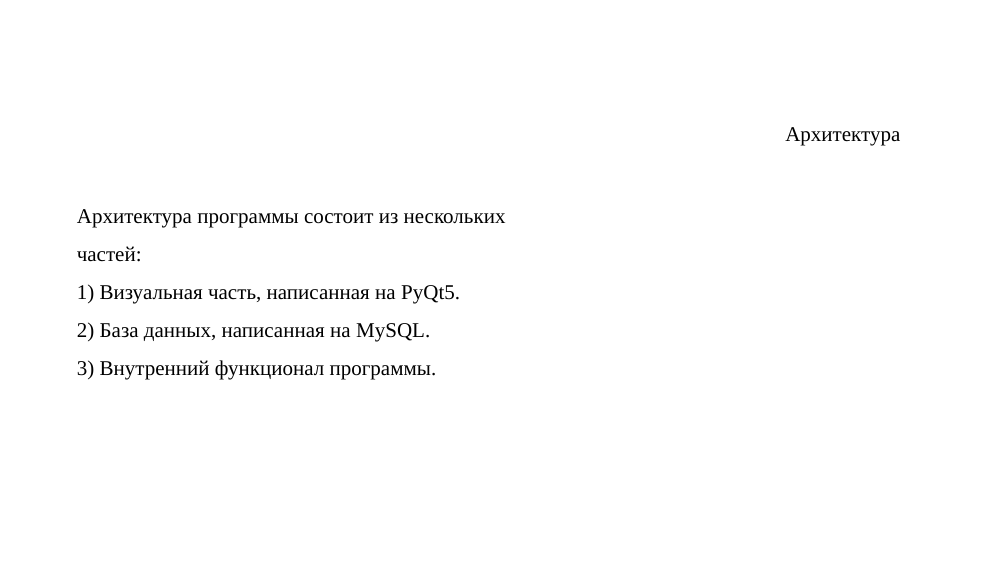
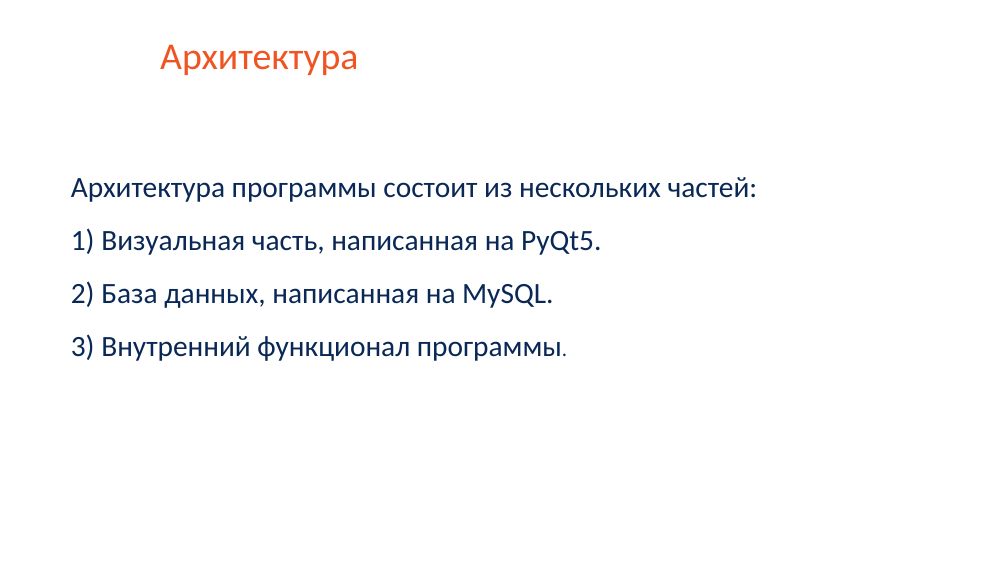
Before and after one commit to saaasssska/helper_by_school, a slide deck: slide 6 of Documentation/project.pptx. Drawn at 1008x567 pixels with LibreOffice and Linux fonts; fonts in the diff are those of the drawing; background and template pictures are left out. Boxes give left, top, right and bottom in pixels: in the first picture for what was removed or moved away, otherwise in the second. Text is boxed around its words. In the diff, an @@ line names an element or a change of style, - is before the commit and + after.

```diff
--- a/Documentation/project.pptx
+++ b/Documentation/project.pptx
@@ text "Архитектура": place and size @@
-text "Архитектура" at [785, 127, 900, 146]
+text "Архитектура" at [160, 44, 358, 75]
@@ text "Архитектура" at [160, 44, 358, 75]: size 20 to 36 pt, font Times New Roman to Calibri, text colour #000000 to #F05423 @@
@@ text "Архитектура программы состоит из нескольких ...": place and size @@
-text "Архитектура программы состоит из нескольких ..." at [77, 209, 506, 379]
+text "Архитектура программы состоит из нескольких ..." at [71, 177, 758, 361]
@@ text "Архитектура программы состоит из нескольких ..." at [71, 177, 758, 361]: size 20 to 28 pt, font Times New Roman to Calibri, text colour #000000 to #092856 @@
```
Also in this commit, not shown: 10 other slides changed.
